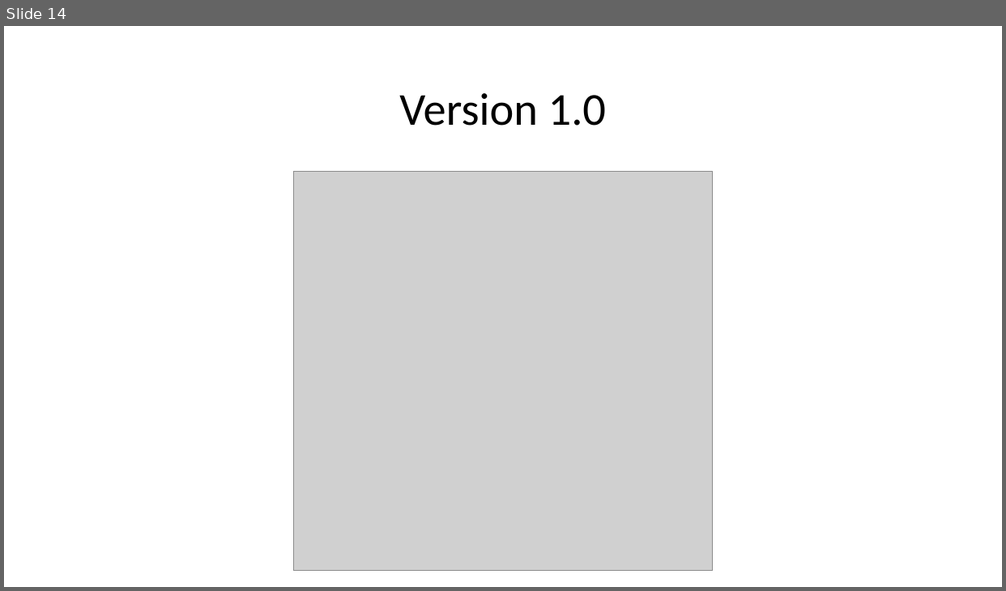
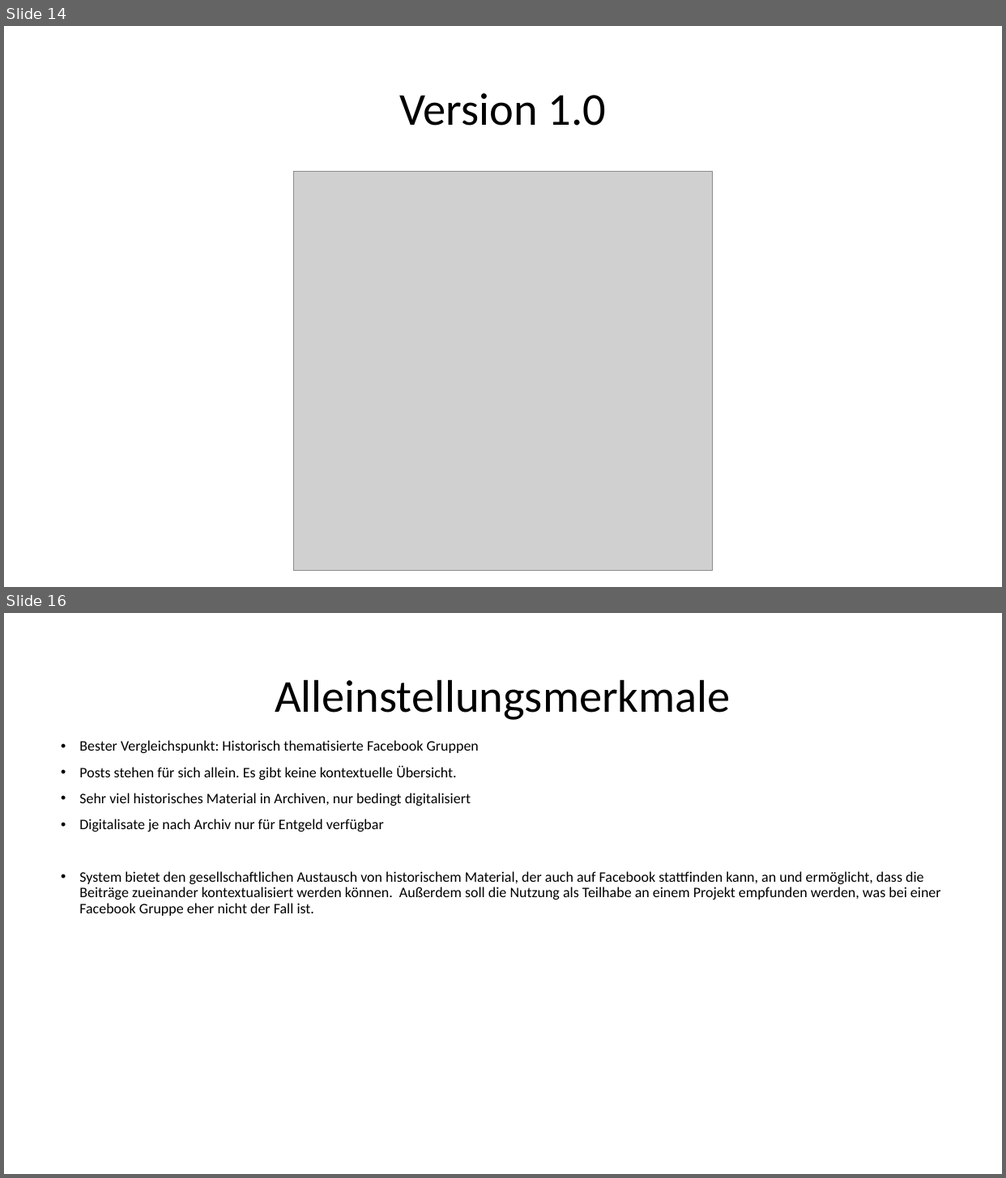
Before and after one commit to sebastiankoch10/EPWS2223HausenKochZimmer, a slide deck: EPWS2223HausenKochZimmer Audit 1.pptx. Shown one above the other, each under a label of ours: slide 14 before the commit, slides 14 and 16 after it; the slides between them are not shown. The pictures are 1006x591 and 1006x1178 pixels, drawn with LibreOffice and Linux fonts; fonts in the diff are those of the drawing; grey boxes stand for pictures. Boxes give left, top, right and bottom in pixels: in the first picture for what was removed or moved away, otherwise in the second. Text is boxed around its words. In the diff, an @@ line names an element or a change of style, - is before the commit and + after.

Commit message:
Update EPWS2223HausenKochZimmer Audit 1.pptx
add Folien Zielhierarchie u. Alleinstellungsmerkmale sowie Kommentare DM 1.0

```diff
--- a/EPWS2223HausenKochZimmer Audit 1.pptx
+++ b/EPWS2223HausenKochZimmer Audit 1.pptx
@@ slide 16 added at (4, 613, 1002, 1174), background #FFFFFF @@
@@ title added at (275, 679, 730, 720), 44 pt, text #000000 @@
+Alleinstellungsmerkmale
@@ text added at (79, 740, 941, 916), 14 pt, text #000000 @@
+• Bester Vergleichspunkt: Historisch thematisierte Facebook Gruppen
+• Posts stehen für sich allein. Es gibt keine kontextuelle Übersicht.
+• Sehr viel historisches Material in Archiven, nur bedingt digitalisiert
+• Digitalisate je nach Archiv nur für Entgeld verfügbar
+• System bietet den gesellschaftlichen Austausch von historischem Material, der auch auf Facebook stattfinden kann, an und ermöglicht, dass die Beiträge zueinander kontextualisiert werden können. Außerdem soll die Nutzung als Teilhabe an einem Projekt empfunden werden, was bei einer Facebook Gruppe eher nicht der Fall ist.
```
Also in this commit, not shown: 1 other slide added.
